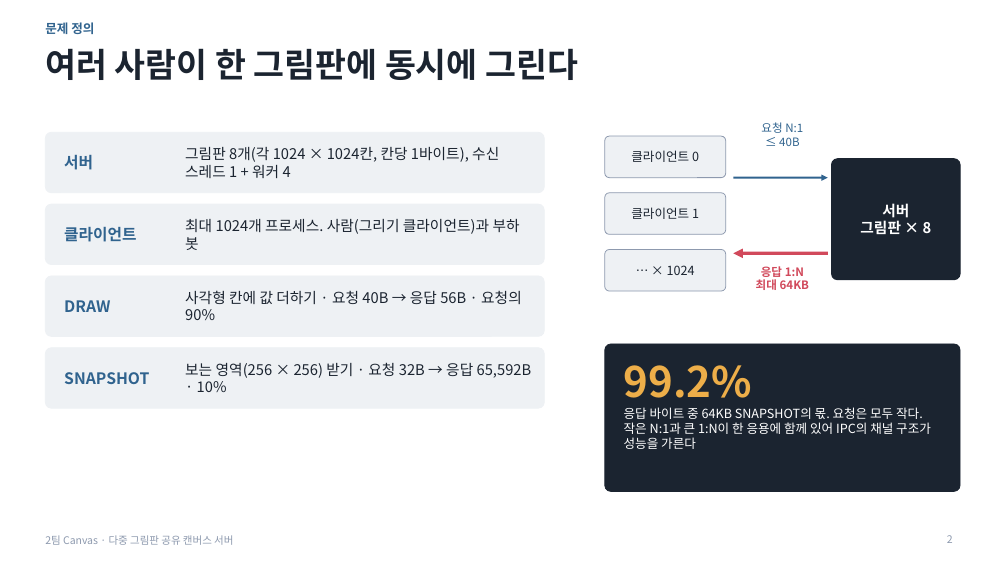
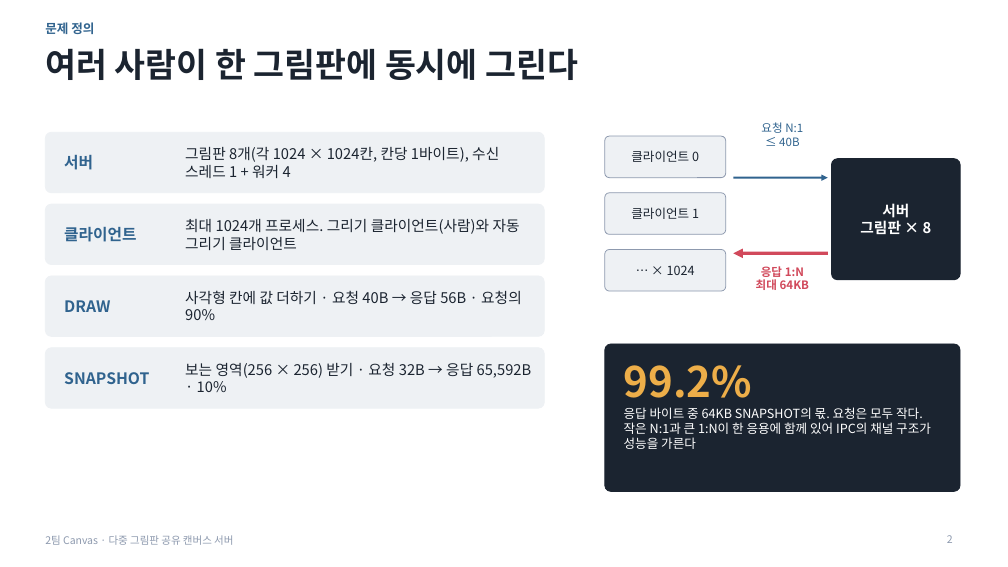
Before and after one commit to unix-ipc-canvas/canvas, a slide deck: slide 2 of docs/submission/발표자료.pptx. Drawn at 1008x567 pixels with LibreOffice and Linux fonts; fonts in the diff are those of the drawing. Boxes give left, top, right and bottom in pixels: in the first picture for what was removed or moved away, otherwise in the second. Text is boxed around its words. In the diff, an @@ line names an element or a change of style, - is before the commit and + after.

Commit message:
docs: 제출물 전체 검토 반영 — 최종보고서·발표자료·대본 다시 만들기
자동 그리기 클라이언트로 이름을 바꾸고, 작업 표현을 정리한 내용을 최종보고서·발표자료·대본에 반영. 검토에서 찾은 어긋남을 고침: 측정 환경의 메모리(약 15GiB)·커널(1단계 보강은 7.0.0-44) 표기, 대본의 투입 시간(153시간, 보고서·발표자료와 같게 작업 기록에서 계산), 2단계 측정 조건 문장의 범위, 실행 결과 슬라이드 제목. AI 활용 기록과 대화 기록에 이번 요청을 덧붙임. Refs #93

```diff
--- a/docs/submission/발표자료.pptx
+++ b/docs/submission/발표자료.pptx
@@ text at (185,219,520,250): text changed @@
-최대 1024개 프로세스. 사람(그리기 클라이언트)과 부하 봇
+최대 1024개 프로세스. 그리기 클라이언트(사람)와 자동 그리기 클라이언트
```
Also in this commit, not shown: 6 other slides changed, 4 other files.
